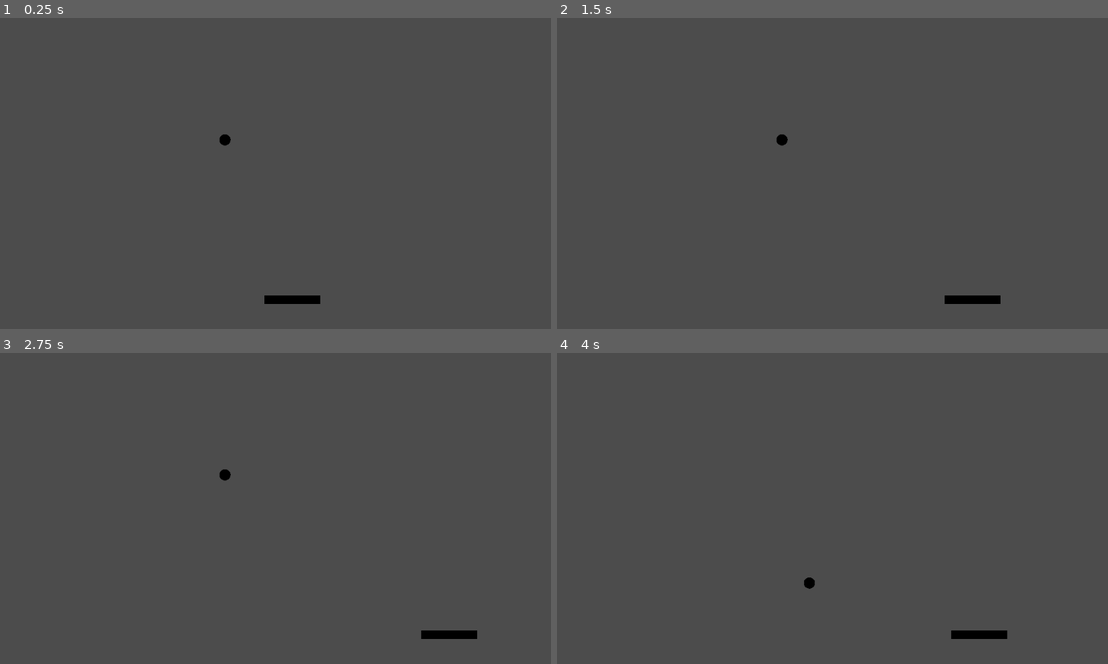
Above: before the commit, frames 1-4 (two rows, left to right).
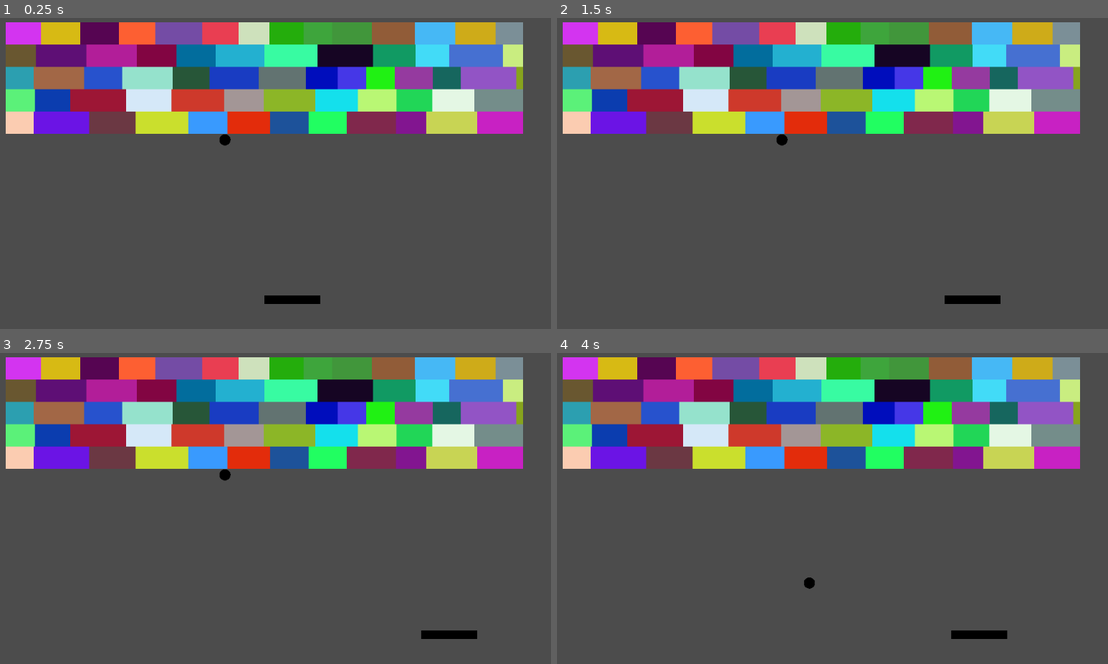
Above: after the commit, the same moments.

Repository: tairoman/GodotGames
Game: Godot game, scene res://Game.tscn
Two runs of this game, one before a commit and one after it. Both use one fixed random seed, a clock stepped at 60 frames per second and the inputs below.
Inputs:
- Up to frame 1 (0.25 s): no input
- Up to frame 2 (1.5 s): tap Enter at 0.5 s; hold Right (ui_right) 0.53-1.28 s; hold Left (ui_left) from 1.28 s (still down)
- Up to frame 3 (2.75 s): release Left (ui_left) at 2.03 s; hold Right (ui_right) from 2.03 s (still down)
- Up to frame 4 (4 s): release Right (ui_right) at 3.53 s; hold Left (ui_left) from 3.53 s (still down)

The runs differ from the first frame. In frame 1, 34% of the frame differs, in the area x 1-95%, y 1-38%; in frame 2, 34%; in frame 3, 34%; in frame 4, 34%.

Commit message:
Add RectArea

Diff:
--- a/Breakout/Ball.gd
+++ b/Breakout/Ball.gd
@@ -3,7 +3,7 @@
 var velocity = Vector2()
 var speed = 200
 
-signal collided
+signal collided(obj)
 
 # Called when the node enters the scene tree for the first time.
 func _ready():
@@ -27,5 +27,5 @@
 func _physics_process(delta):
     var collision = move_and_collide(velocity * delta)
     if collision:
-        emit_signal("collided")
+        emit_signal("collided", collision.collider)
         velocity = velocity.bounce(collision.normal)
--- a/Breakout/Game.gd
+++ b/Breakout/Game.gd
@@ -26,6 +26,10 @@
     add_child(right)
     right.create_rect(Rect2(Vector2(screen_rect.x, 0), Vector2(screen_rect.x + 100, screen_rect.y)))
 
+    # Set up rect area
+    $RectArea.rect_area = Rect2(Vector2(50, 50), Vector2(screen_rect.x - 100, 200))
+    $RectArea.build()
+
 # Called every frame. 'delta' is the elapsed time since the previous frame.
 #func _process(delta):
 #    pass
@@ -33,6 +37,7 @@
 func _on_StartTimer_timeout():
     $Ball.start()
 
-
-func _on_Ball_collided():
+func _on_Ball_collided(obj):
     $Bounce1.play()
+    if (obj.is_in_group("rect_area")):
+        obj.queue_free()
--- a/Breakout/Game.tscn
+++ b/Breakout/Game.tscn
@@ -1,9 +1,10 @@
-[gd_scene load_steps=5 format=2]
+[gd_scene load_steps=6 format=2]
 
 [ext_resource path="res://Game.gd" type="Script" id=1]
 [ext_resource path="res://Paddel.tscn" type="PackedScene" id=2]
 [ext_resource path="res://Ball.tscn" type="PackedScene" id=3]
 [ext_resource path="res://assets/sounds/Bounce1.wav" type="AudioStream" id=4]
+[ext_resource path="res://RectArea.tscn" type="PackedScene" id=5]
 
 [node name="Node" type="Node"]
 script = ExtResource( 1 )
@@ -24,5 +25,8 @@
 stream = ExtResource( 4 )
 volume_db = -15.0
 attenuation = 1.0
+
+[node name="RectArea" parent="." instance=ExtResource( 5 )]
+rect_area = Rect2( 0, 0, 0, 0 )
 [connection signal="collided" from="Ball" to="." method="_on_Ball_collided"]
 [connection signal="timeout" from="StartTimer" to="." method="_on_StartTimer_timeout"]
--- /dev/null
+++ b/Breakout/RectArea.gd
@@ -0,0 +1,46 @@
+extends Node2D
+
+# Declare member variables here. Examples:
+# var a = 2
+# var b = "text"
+
+var static_rectangle = preload("res://StaticRectangle.tscn")
+
+export var rect_area : Rect2
+
+# Called when the node enters the scene tree for the first time.
+func _ready():
+    randomize()
+
+func build():
+    var curr_x = rect_area.position.x
+    var max_x = rect_area.position.x + rect_area.size.x
+    var curr_y = rect_area.position.y
+    var max_y = rect_area.position.y + rect_area.size.y
+    var min_size_x = 50
+    var max_size_x = 100
+    var y_step_size = floor(rect_area.size.y / 5)
+
+    while (curr_y < max_y):
+
+        while (curr_x < max_x - max_size_x):
+            var rect_size_x = rand_range(min_size_x, max_size_x)
+            create_rect(Rect2(curr_x, curr_y, rect_size_x, y_step_size))
+            curr_x += rect_size_x
+
+        # Add last in row
+        create_rect(Rect2(curr_x, curr_y, max_x - curr_x, y_step_size))
+
+        curr_y += y_step_size
+        curr_x = rect_area.position.x
+
+func create_rect(rect : Rect2):
+    var instance = static_rectangle.instance()
+    add_child(instance)
+    instance.add_to_group("rect_area")
+    instance.create_rect(rect)
+    instance.set_color(Color(rand_range(0, 1), rand_range(0, 1), rand_range(0, 1)))
+
+# Called every frame. 'delta' is the elapsed time since the previous frame.
+#func _process(delta):
+#    pass
--- /dev/null
+++ b/Breakout/RectArea.tscn
@@ -0,0 +1,6 @@
+[gd_scene load_steps=2 format=2]
+
+[ext_resource path="res://RectArea.gd" type="Script" id=1]
+
+[node name="RectArea" type="Node2D"]
+script = ExtResource( 1 )
--- a/Breakout/StaticRectangle.gd
+++ b/Breakout/StaticRectangle.gd
@@ -1,6 +1,7 @@
 extends StaticBody2D
 
 export var rect : Rect2
+export var color : Color
 
 # Called when the node enters the scene tree for the first time.
 func _ready():
@@ -10,6 +11,8 @@
     self.rect = rect
     update_collision_rect()
 
+func set_color(color : Color):
+    self.color = color
 
 func update_collision_rect():
     # Set up collision shape
@@ -19,4 +22,4 @@
     $CollisionShape2D.shape.set_extents(Vector2(rect.size.x / 2, rect.size.y / 2))
 
 func _draw():
-    draw_rect(rect, Color.red)
+    draw_rect(self.rect, self.color)
